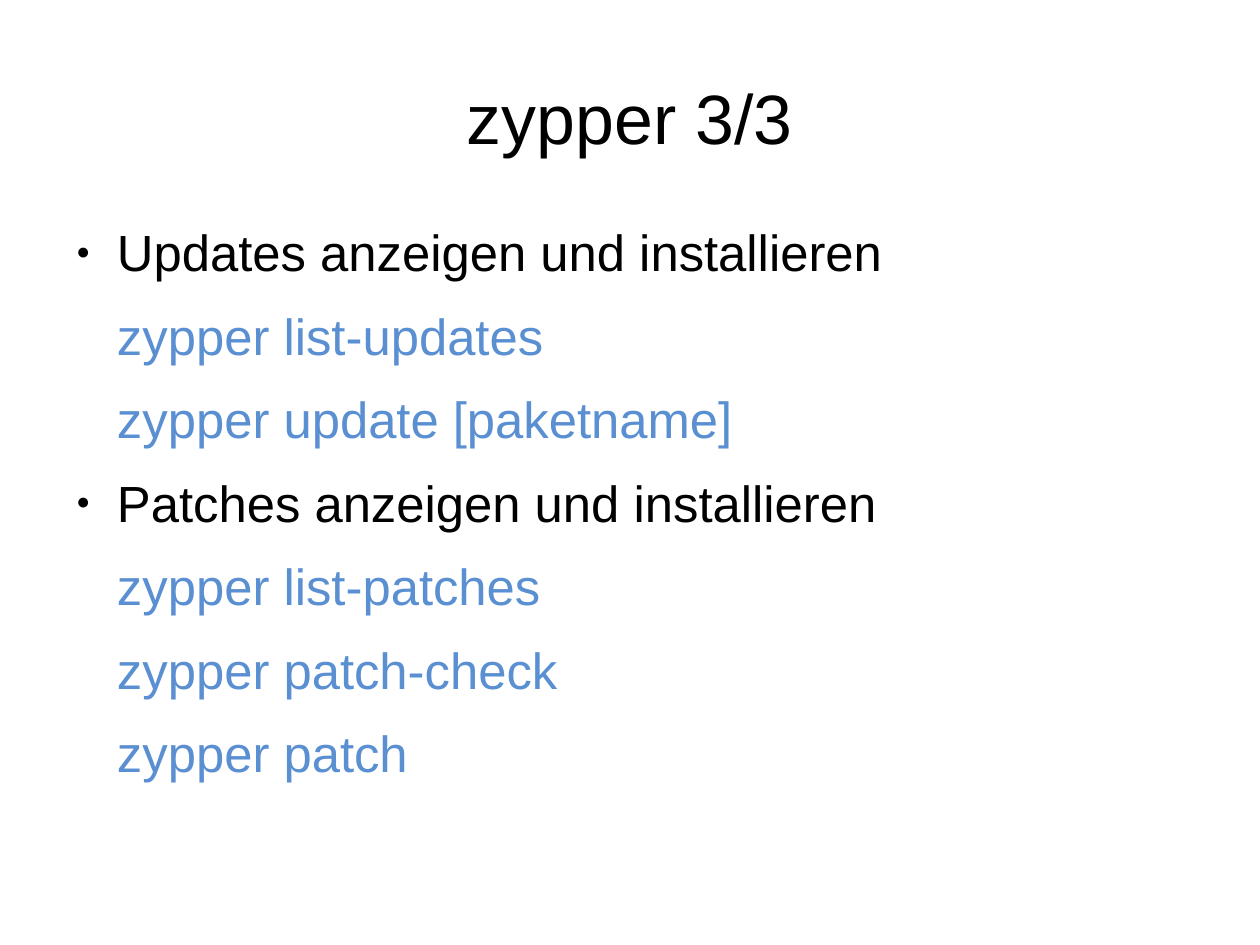
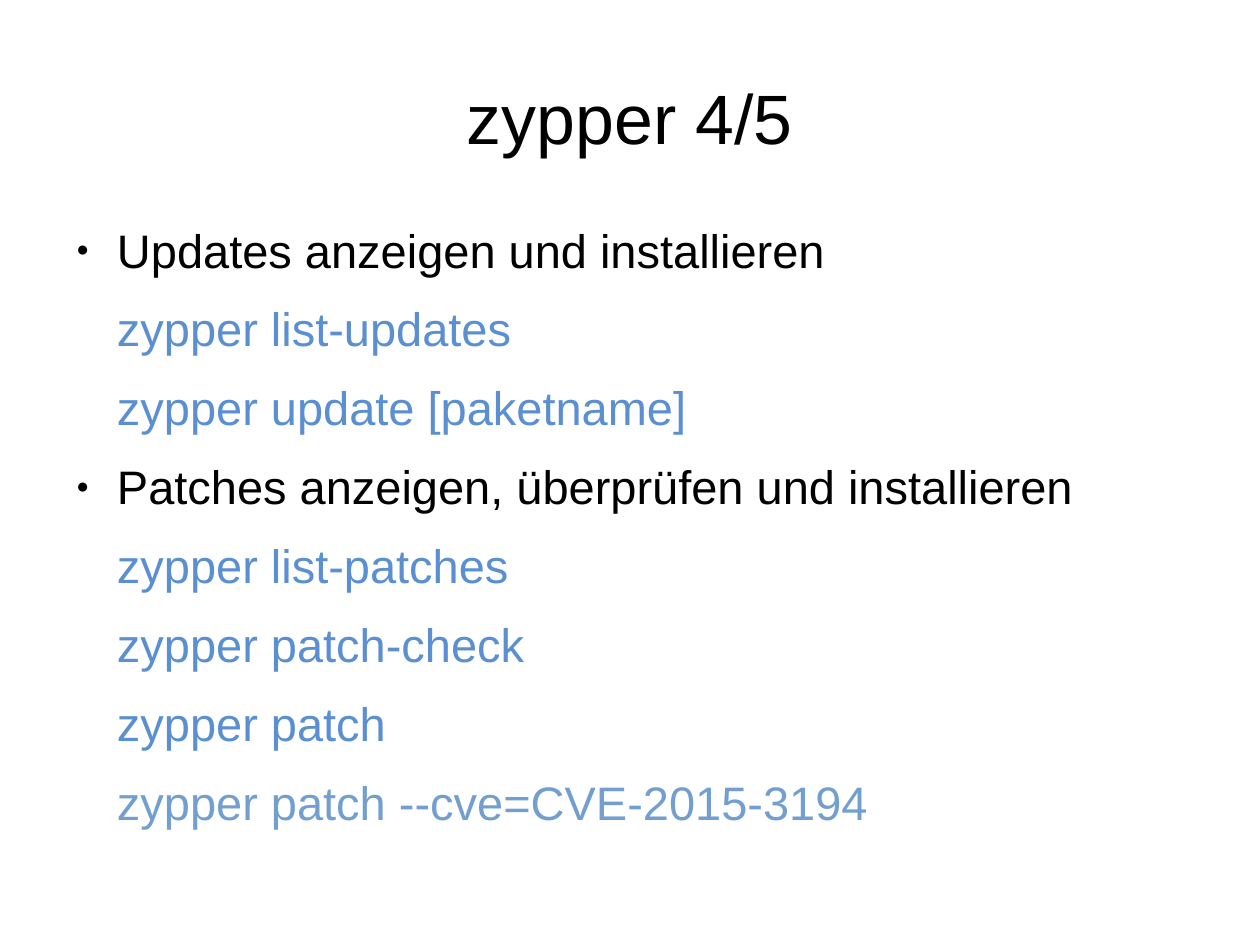
Before and after one commit to adfinis/adsy-trainings, a slide deck: slide 8 of SSA_SUSE-System-Administration/1005_zypper/modul_zypper_1005_01_slides.odp (slide 7 before the commit). Drawn at 1260x945 pixels with LibreOffice and Linux fonts; fonts in the diff are those of the drawing. Boxes give left, top, right and bottom in pixels: in the first picture for what was removed or moved away, otherwise in the second. Text is boxed around its words. In the diff, an @@ line names an element or a change of style, - is before the commit and + after.

```diff
--- a/SSA_SUSE-System-Administration/1005_zypper/modul_zypper_1005_01_slides.odp
+++ b/SSA_SUSE-System-Administration/1005_zypper/modul_zypper_1005_01_slides.odp
@@ title at (467,93,793,157): text changed @@
-zypper 3/3
+zypper 4/5
@@ text at (117,234,825,750): size 32 to 29.6 pt in "Updates anzeigen und installieren", "zypper list-updates", "zypper update [paketname]", "zypper list-patches" and 2 more places @@
@@ text at (117,470,1073,513): text changed; size 32 to 29.6 pt @@
-● Patches anzeigen und installieren
+● Patches anzeigen, überprüfen und installieren
@@ text at (117,786,868,829): paragraph added @@
+zypper patch --cve=CVE-2015-3194
```
Also in this commit, not shown: 4 other slides changed, 2 slides added, 3 other files.
